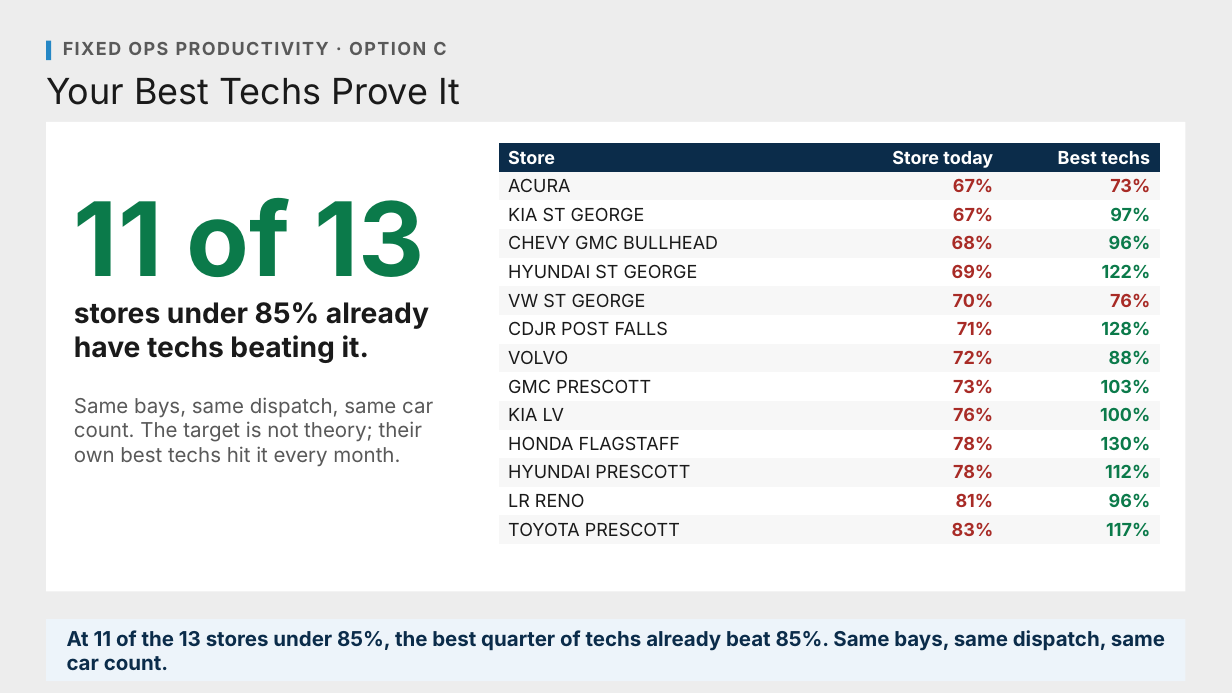
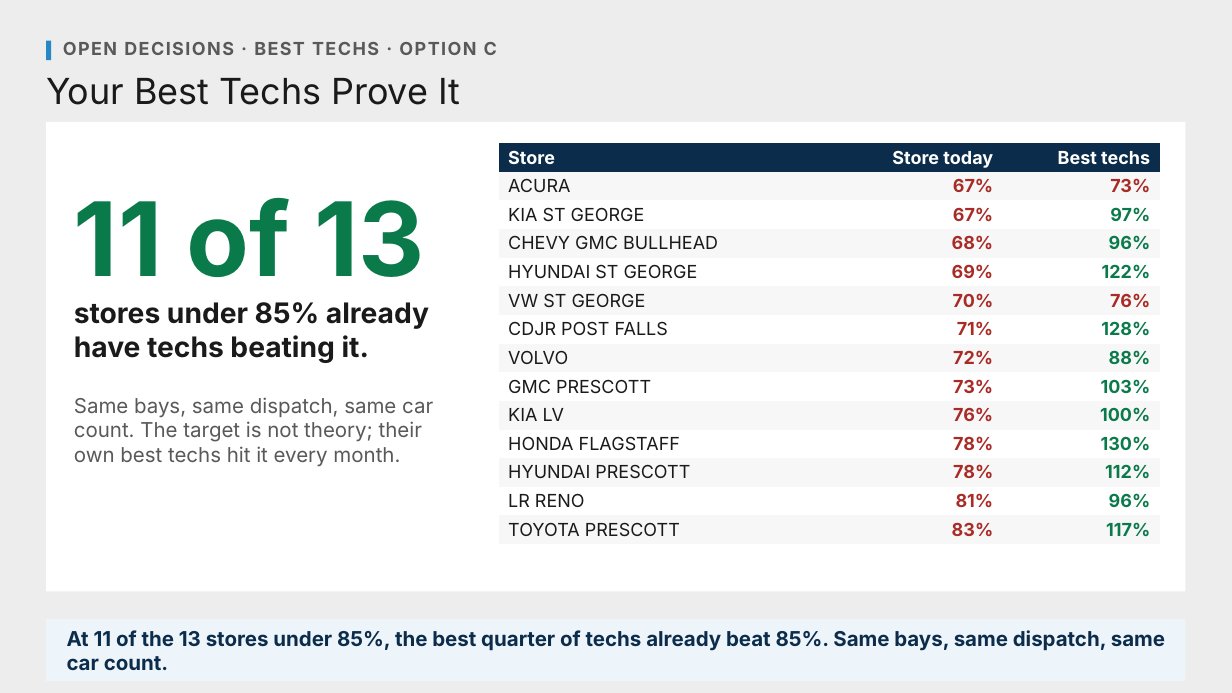
Before and after one commit to Ndresner/Noah, a slide deck: slide 164 of day2-deck/decks/Fixed Ops - Day 2 Example Test Deck.pptx. Drawn at 1232x693 pixels with LibreOffice and Linux fonts; fonts in the diff are those of the drawing. Boxes give left, top, right and bottom in pixels: in the first picture for what was removed or moved away, otherwise in the second. Text is boxed around its words. In the diff, an @@ line names an element or a change of style, - is before the commit and + after.

```diff
--- a/day2-deck/decks/Fixed Ops - Day 2 Example Test Deck.pptx
+++ b/day2-deck/decks/Fixed Ops - Day 2 Example Test Deck.pptx
@@ text at <box>63,42,497,55</box>: text changed @@
-FIXED OPS PRODUCTIVITY · OPTION C
+OPEN DECISIONS · BEST TECHS · OPTION C
```
Also in this commit, not shown: 8 other slides changed, 4 other files.
